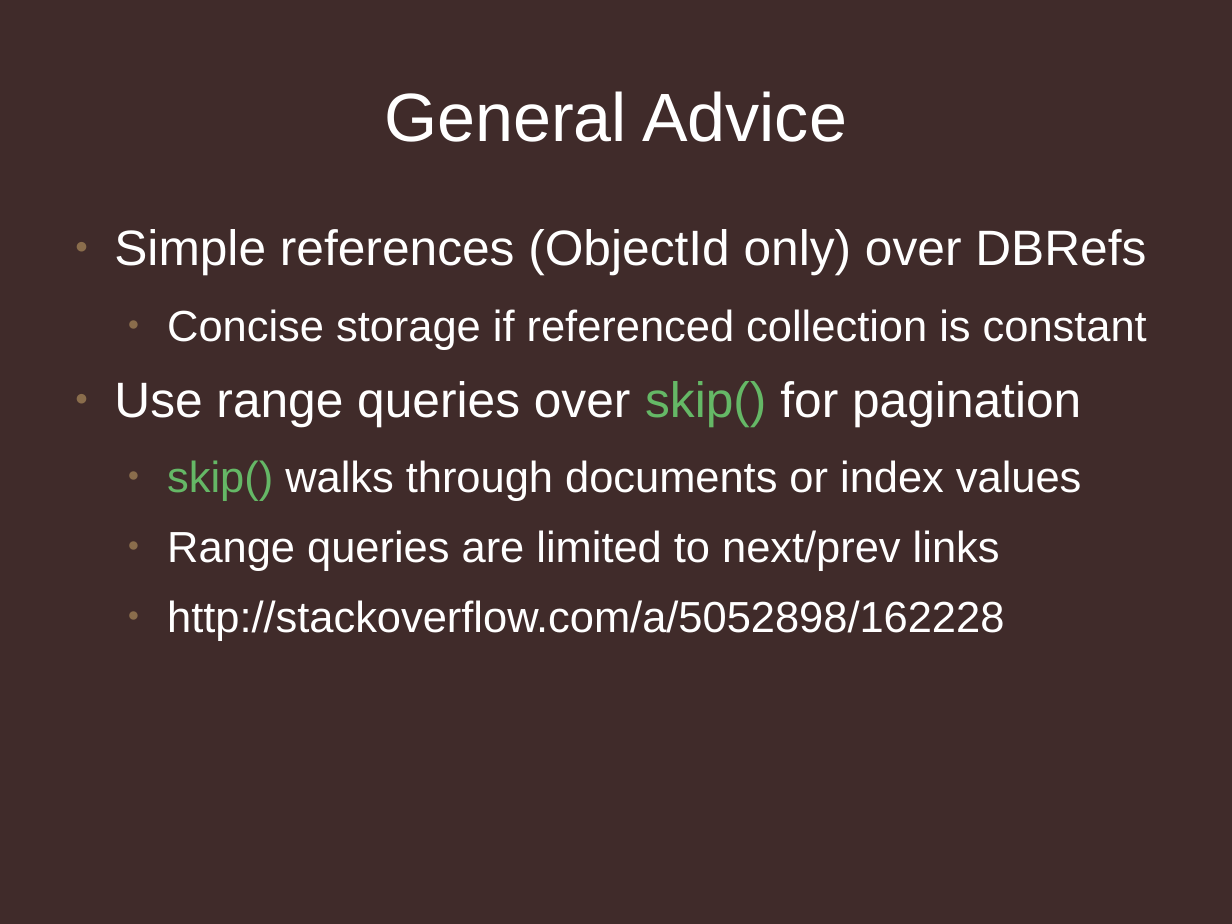
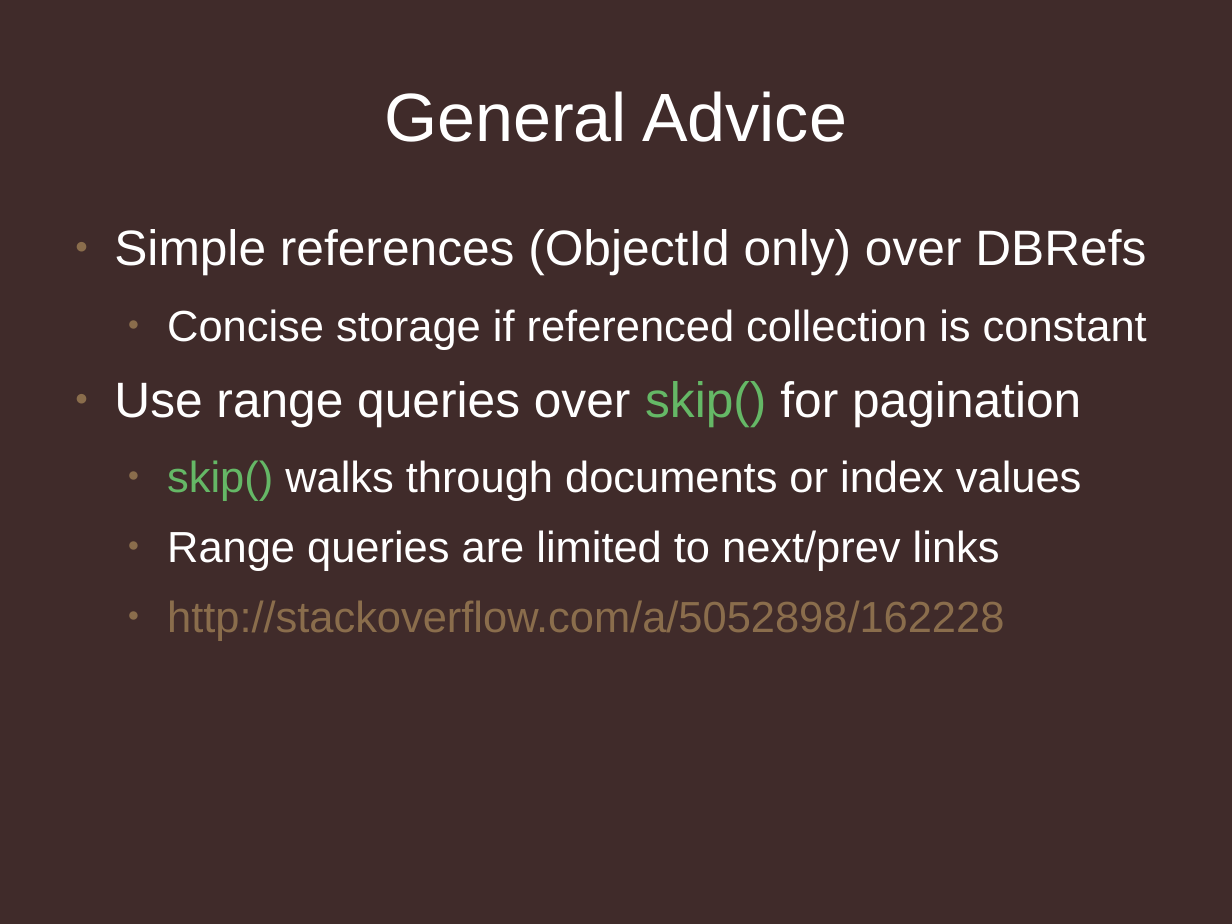
Before and after one commit to jmikola/slides, a slide deck: slide 29 of 20120607-symfony_live/mongodb/using_mongodb_responsibly.odp. Drawn at 1232x924 pixels with LibreOffice and Linux fonts; fonts in the diff are those of the drawing; background and template pictures are left out. Boxes give left, top, right and bottom in pixels: in the first picture for what was removed or moved away, otherwise in the second. Text is boxed around its words. In the diff, an @@ line names an element or a change of style, - is before the commit and + after.

```diff
--- a/20120607-symfony_live/mongodb/using_mongodb_responsibly.odp
+++ b/20120607-symfony_live/mongodb/using_mongodb_responsibly.odp
@@ text at (167,601,1004,641): text colour #FFFFFF to #8A6D4C in "http://stackoverflow.com/a/5052898/162228" @@
```
Also in this commit, not shown: 10 other slides changed, 1 other file.
